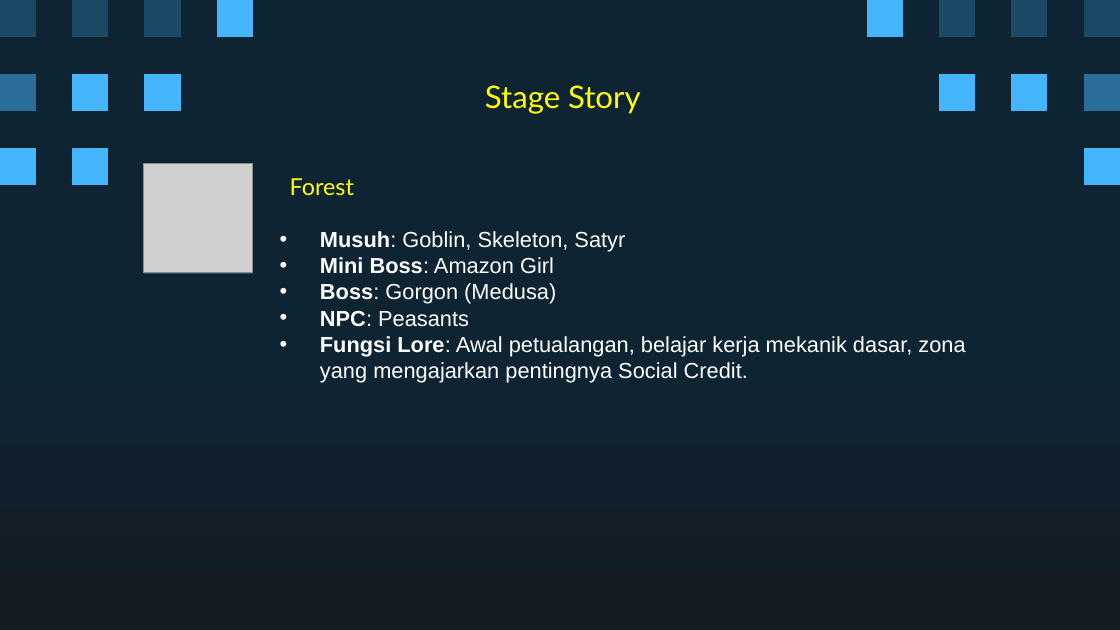
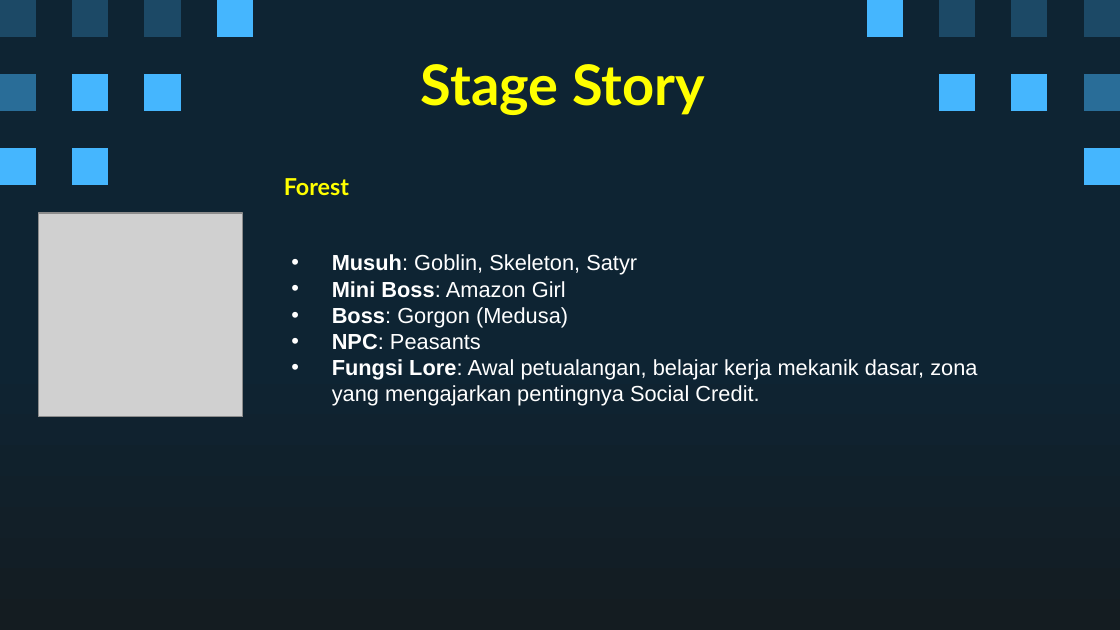
Before and after one commit to Ricardhad/gameProgProject, a slide deck: slide 14 of Super Pixel Vintage Gaming by Slidesgo.pptx. Drawn at 1120x630 pixels with LibreOffice and Linux fonts; fonts in the diff are those of the drawing; grey boxes stand for pictures. Boxes give left, top, right and bottom in pixels: in the first picture for what was removed or moved away, otherwise in the second. Text is boxed around its words. In the diff, an @@ line names an element or a change of style, - is before the commit and + after.

```diff
--- a/Super Pixel Vintage Gaming by Slidesgo.pptx
+++ b/Super Pixel Vintage Gaming by Slidesgo.pptx
@@ title "Stage Story": place and size @@
-title "Stage Story" at <box>485,85,640,114</box>
+title "Stage Story" at <box>421,64,705,115</box>
@@ title "Stage Story" at <box>421,64,705,115</box>: size 20 to 36 pt, bold on @@
@@ freeform shape removed at <box>144,162,253,273</box> @@
@@ title "Forest" at <box>284,178,349,195</box>: bold on @@
@@ picture: place and size @@
-picture at <box>143,164,252,272</box>
+picture at <box>39,213,243,417</box>
@@ subtitle "Musuh: Goblin, Skeleton, Satyr": place and size @@
-subtitle "Musuh: Goblin, Skeleton, Satyr" at <box>320,231,965,383</box>
+subtitle "Musuh: Goblin, Skeleton, Satyr" at <box>332,254,977,406</box>
```
Also in this commit, not shown: 8 other slides changed, 3 slides added, 3 slides removed.
